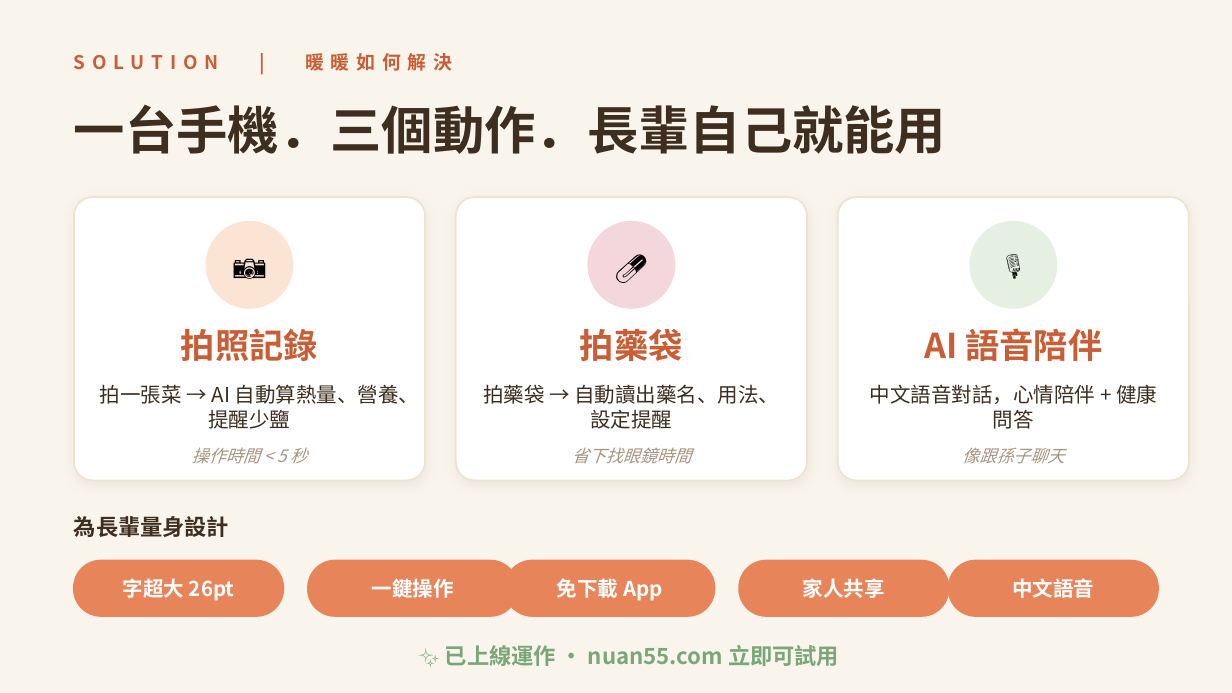
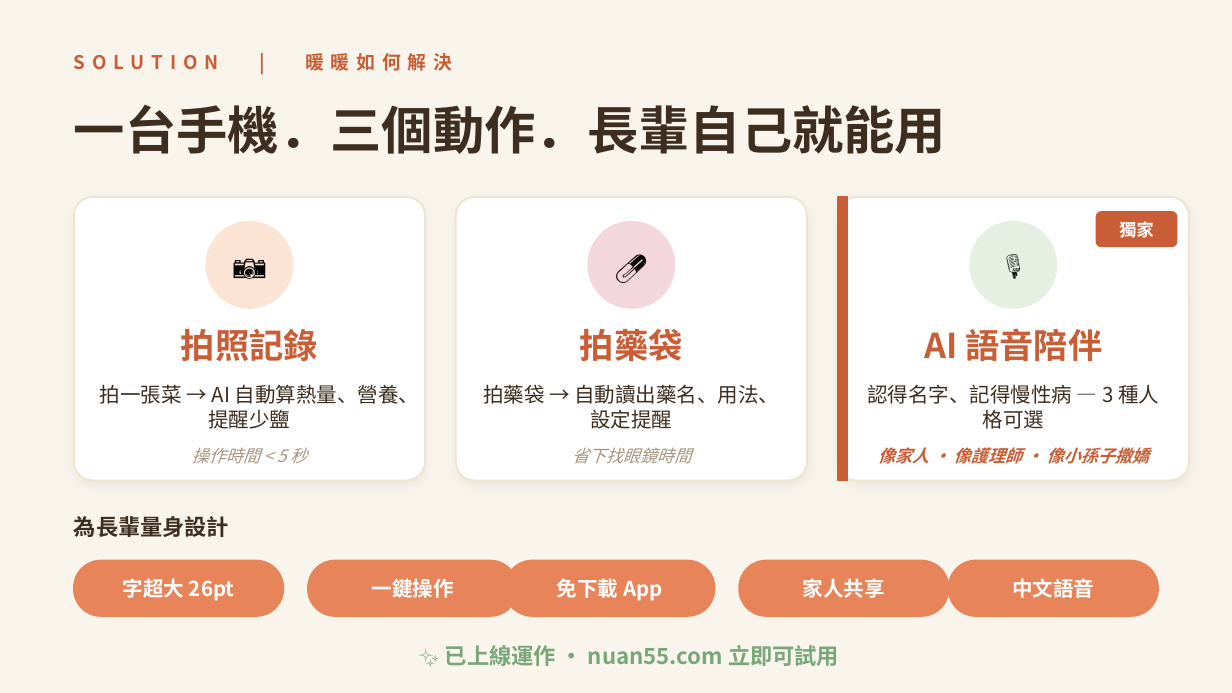
Before and after one commit to HansChung/55-health, a slide deck: slide 3 of pitch/暖暖-通路招商-5min.pptx. Drawn at 1232x693 pixels with LibreOffice and Linux fonts; fonts in the diff are those of the drawing. Boxes give left, top, right and bottom in pixels: in the first picture for what was removed or moved away, otherwise in the second. Text is boxed around its words. In the diff, an @@ line names an element or a change of style, - is before the commit and + after.

Commit message:
feat: highlight voice mode differentiation on solution slide
Emphasize the voice card with:
- Deep orange left accent bar
- '獨家' (Exclusive) badge top-right
- New copy: 'Recognizes name, knows chronic conditions — 3 personalities'
- Subtitle: 'Like family / nurse / grandchild' (in deep orange)

Reinforces the memory + personality angle without adding a new slide.

```diff
--- a/pitch/暖暖-通路招商-5min.pptx
+++ b/pitch/暖暖-通路招商-5min.pptx
@@ rectangle added at (838,197,848,480), fill #C95E36, outline #C95E36 1 pt @@
@@ rounded rectangle added at (1096,212,1177,246), fill #C95E36, outline #C95E36 1 pt @@
@@ text added at (1119,218,1153,241), 10 pt, text #FFFFFF, bold @@
+獨家
@@ text at (867,384,1159,429): text changed @@
-中文語音對話，心情陪伴 + 健康問答
+認得名字、記得慢性病 — 3 種人格可選
@@ text at (878,447,1149,464): text changed; text colour #A89580 to #C95E36; bold on @@
-像跟孫子聊天
+像家人 · 像護理師 · 像小孫子撒嬌
```
Also in this commit, not shown: 1 other file.
